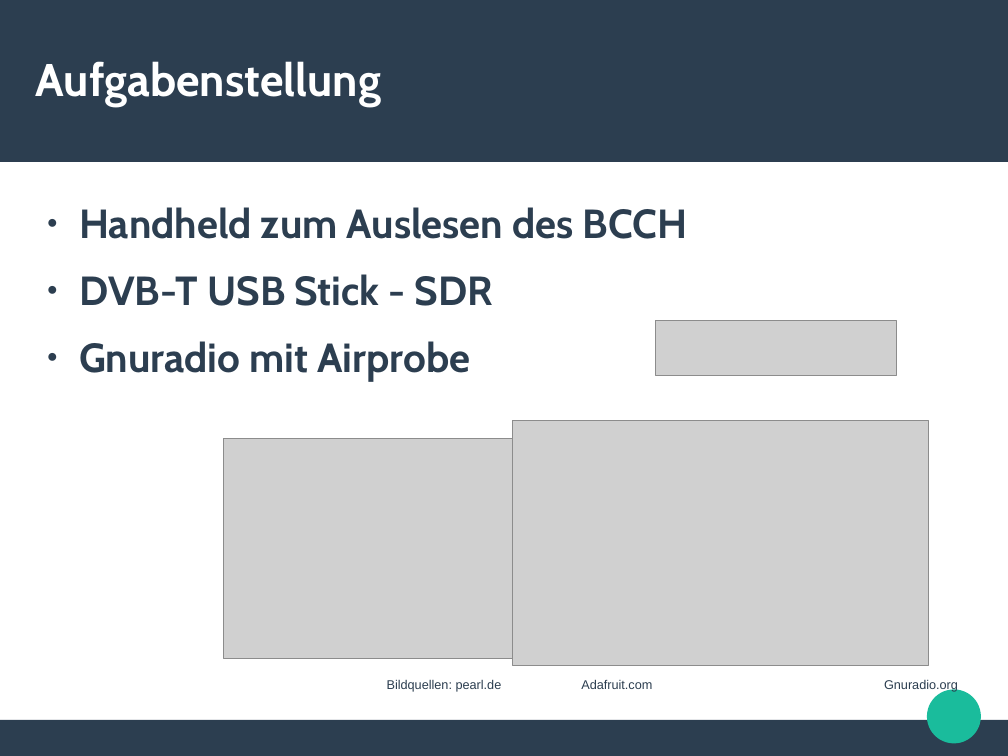
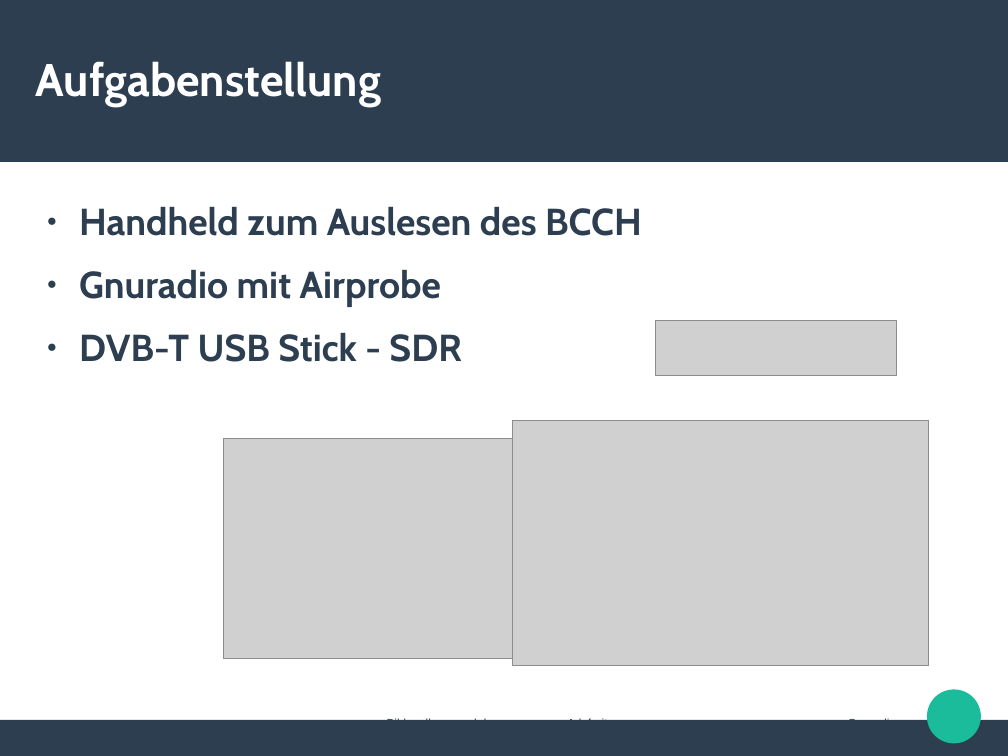
Before and after one commit to ookk2011/GrGsm-Gui, a slide deck: slide 3 of Präsentation_Projektarbeit.odp. Drawn at 1008x756 pixels with LibreOffice and Linux fonts; fonts in the diff are those of the drawing; grey boxes stand for pictures. Boxes give left, top, right and bottom in pixels: in the first picture for what was removed or moved away, otherwise in the second. Text is boxed around its words. In the diff, an @@ line names an element or a change of style, - is before the commit and + after.

Commit message:
spelling

```diff
--- a/Präsentation_Projektarbeit.odp
+++ b/Präsentation_Projektarbeit.odp
@@ text at (79, 207, 916, 720): size 32 to 29.6 pt in "Handheld zum Auslesen des BCCH", "DVB-T USB Stick - SDR"; size 10 to 9.2 pt in "Bildquellen: pearl.de Adafruit.com Gnuradio.org" @@
@@ text at (79, 270, 441, 307): paragraph added @@
+● Gnuradio mit Airprobe
@@ text at (79, 341, 471, 381): paragraph removed @@
-● Gnuradio mit Airprobe
```
